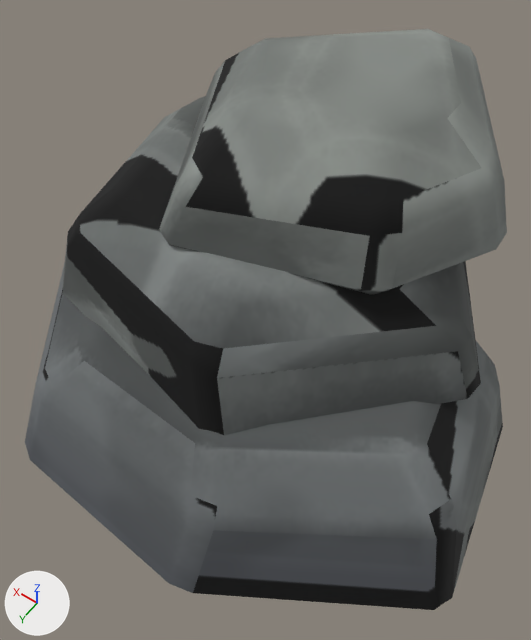
Two versions of the glTF model assets/models/stack_3.glb, one commit apart.
One viewpoint serves both versions: a camera (50 mm lens) standing at (-0.238, 0.34, 0.617) and looking at (-0.017, 0.031, 0.132). The lights are fixed; the arrows at lower left show +X, +Y and +Z. The older version comes first. Vertices at exactly the same position are counted once.

The first picture shows 'stack_3'.
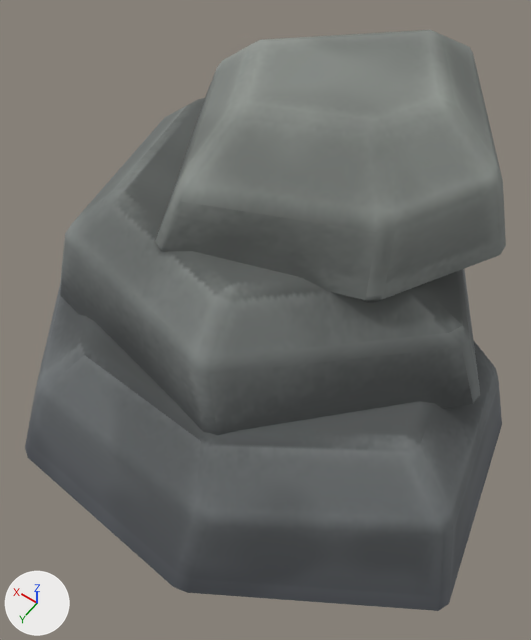
Patch to the scene script:
```diff
--- a/assets/models/stack_3.glb.py
+++ b/assets/models/stack_3.glb.py
@@ me_stack_3 @@
 me_stack_3.from_pydata(...)  # 173 vertices, 334 faces; spans x -0.25..0.25, y -0.22..0.22, z 0.0..0.32
 # used by ob_stack_3; location = (0.0, 0.0, 0.0)
+# me_stack_3 part 1: 173 of 173 vertices moved; they spanned x -0.25..0.25, y -0.22..0.22, z 0.0..0.32 and now span x -0.25..0.25, y -0.22..0.22, z 0.0..0.32; mean shift (-0.001, 0.002, 0.0)
+# me_stack_3 part 2: 194 kept faces spanning x -0.25..0.25, y -0.204..0.22, z 0.0..0.32 get new texture (UV) coordinates
 me_stack_3.materials.append(mat_m_stack)
```

Pixel boxes (x1, y1, x2, y2) of what changed, in the pictures (531 x 640 px; the box of a moved part takes in the faces that stretch with it):
'stack_3', reshaped: before (25, 29, 507, 610); after (25, 30, 506, 611)
part 1 of me_stack_3, moved or reshaped: before (25, 49, 507, 593); after (25, 47, 506, 592)
part 2 of me_stack_3, surface changed: (63, 30, 505, 610) in both
